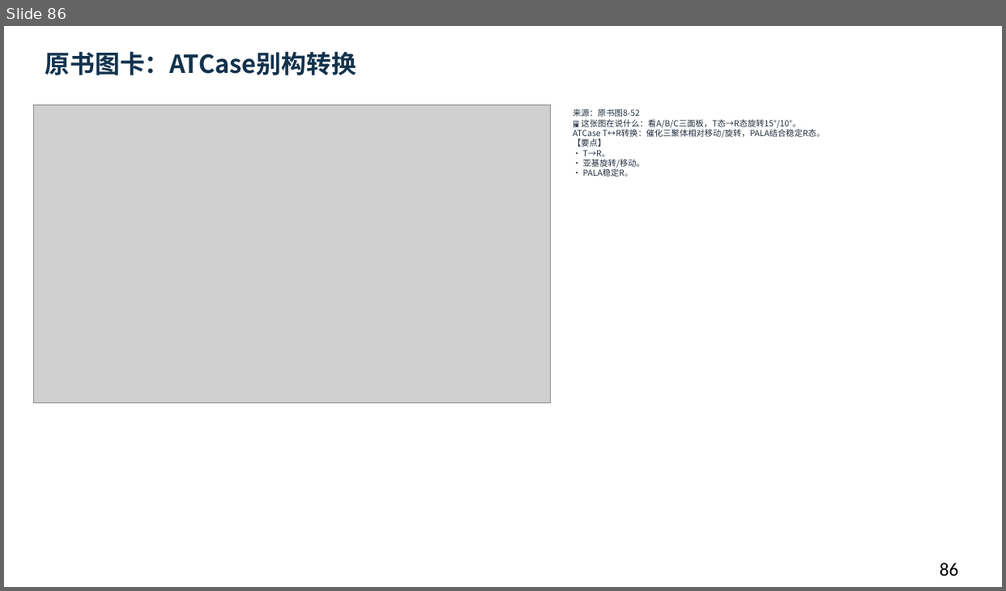
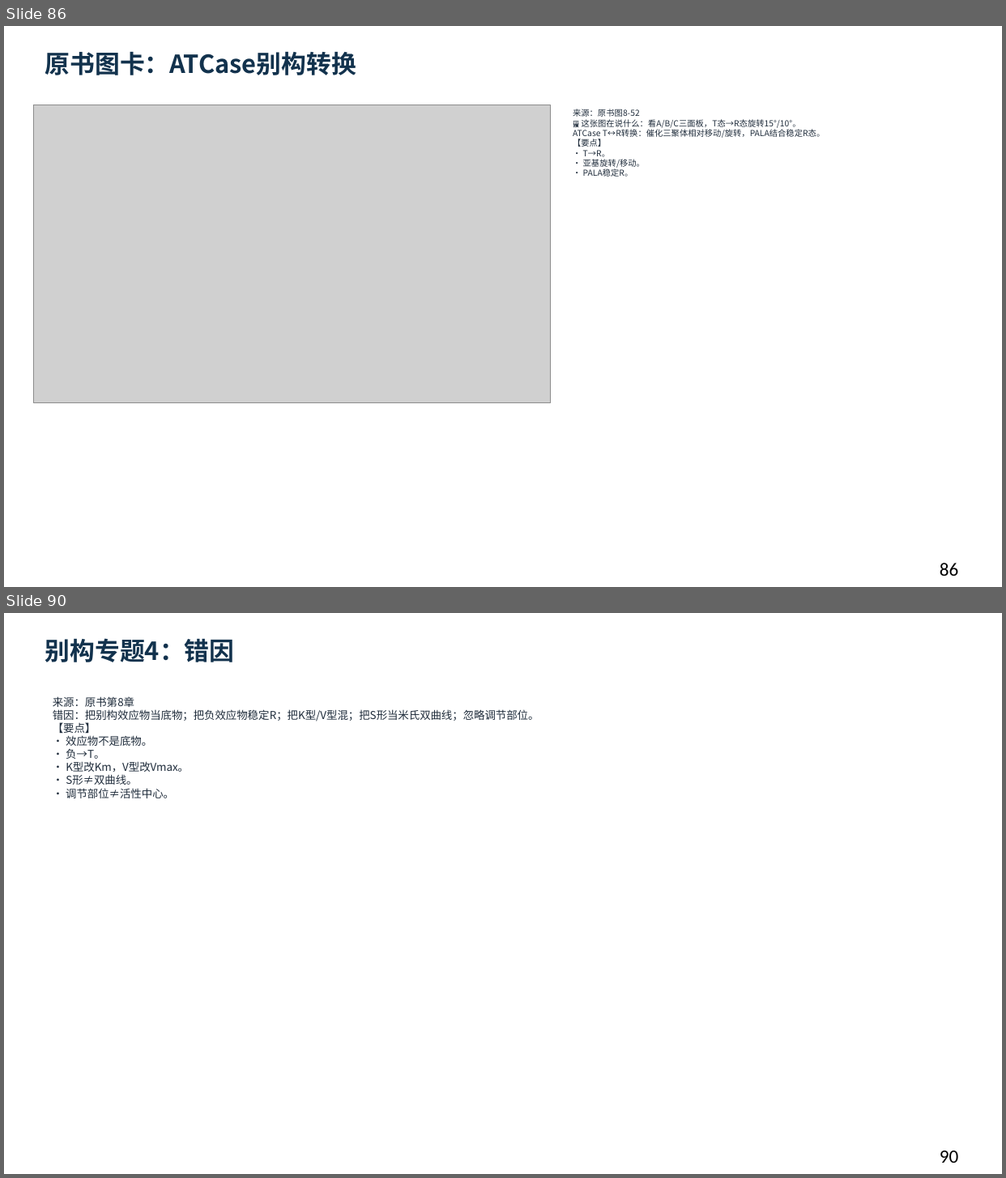
Before and after one commit to newkan-li/Biochemistry, a slide deck: downloads/bc08-ai-style.pptx. Shown one above the other, each under a label of ours: slide 86 before the commit, slides 86 and 90 after it; the slides between them are not shown. The pictures are 1006x591 and 1006x1178 pixels, drawn with LibreOffice and Linux fonts; fonts in the diff are those of the drawing; grey boxes stand for pictures. Boxes give left, top, right and bottom in pixels: in the first picture for what was removed or moved away, otherwise in the second. Text is boxed around its words. In the diff, an @@ line names an element or a change of style, - is before the commit and + after.

```diff
--- a/downloads/bc08-ai-style.pptx
+++ b/downloads/bc08-ai-style.pptx
@@ slide 90 added at (4, 613, 1002, 1174), background #FFFFFF @@
@@ text added at (45, 638, 235, 662), 24 pt, text #12324D, bold @@
+别构专题4：错因
@@ text added at (53, 696, 539, 798), 10.5 pt, text #202D3C @@
+来源：原书第8章
+错因：把别构效应物当底物；把负效应物稳定R；把K型/V型混；把S形当米氏双曲线；忽略调节部位。
+【要点】
+• 效应物不是底物。
+• 负→T。
+• K型改Km，V型改Vmax。
+• S形≠双曲线。
+• 调节部位≠活性中心。
@@ text added at (940, 1151, 958, 1163), 18 pt, text #000000 @@
+90
```
Also in this commit, not shown: 1 slide changed, 11 other slides added, 10 other files.
